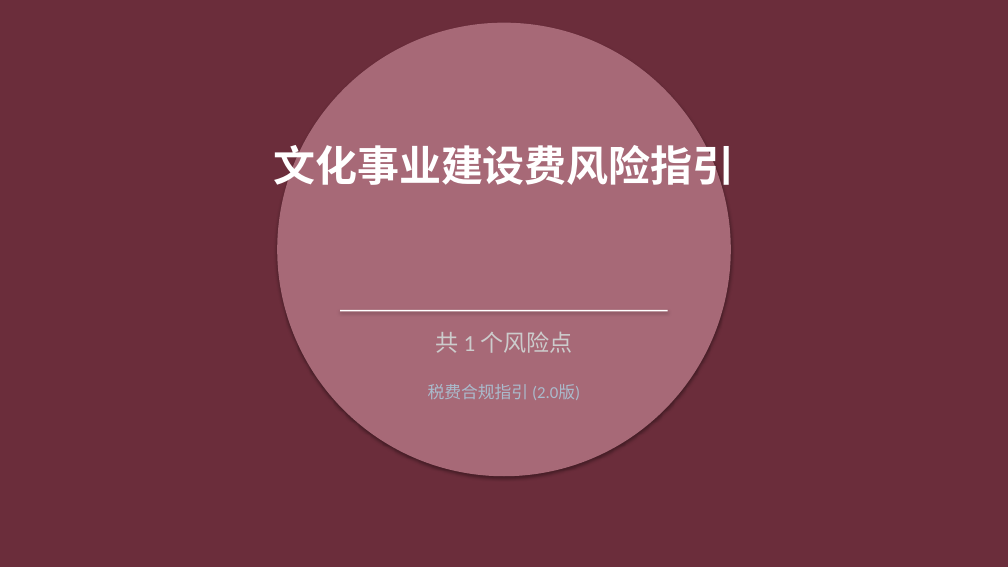
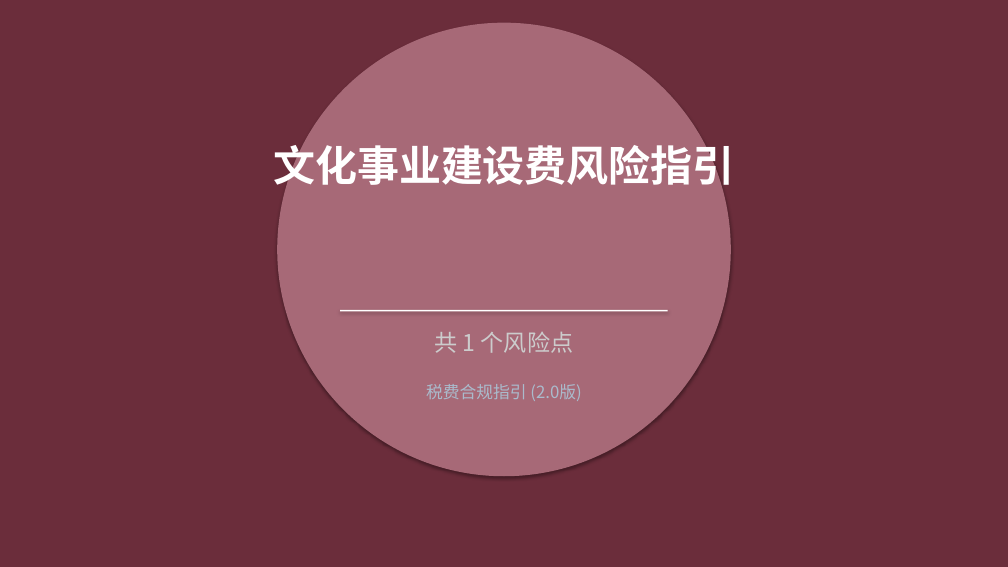
Before and after one commit to SlainTroyard/ppt, a slide deck: slide 1 of ppts_output_v3/18_文化事业建设费风险指引.pptx. Drawn at 1008x567 pixels with LibreOffice and Linux fonts; fonts in the diff are those of the drawing. Boxes give left, top, right and bottom in pixels: in the first picture for what was removed or moved away, otherwise in the second. Text is boxed around its words. In the diff, an @@ line names an element or a change of style, - is before the commit and + after.

```diff
--- a/ppts_output_v3/18_文化事业建设费风险指引.pptx
+++ b/ppts_output_v3/18_文化事业建设费风险指引.pptx
@@ text "共 1 个风险点" at (x1=435, y1=332, x2=573, y2=353): font Calibri to Noto Sans CJK SC @@
@@ text "税费合规指引 (2.0版)" at (x1=426, y1=384, x2=581, y2=401): font Calibri to Noto Sans CJK SC @@
```
Also in this commit, not shown: 1 other slide changed, 20 other files.
